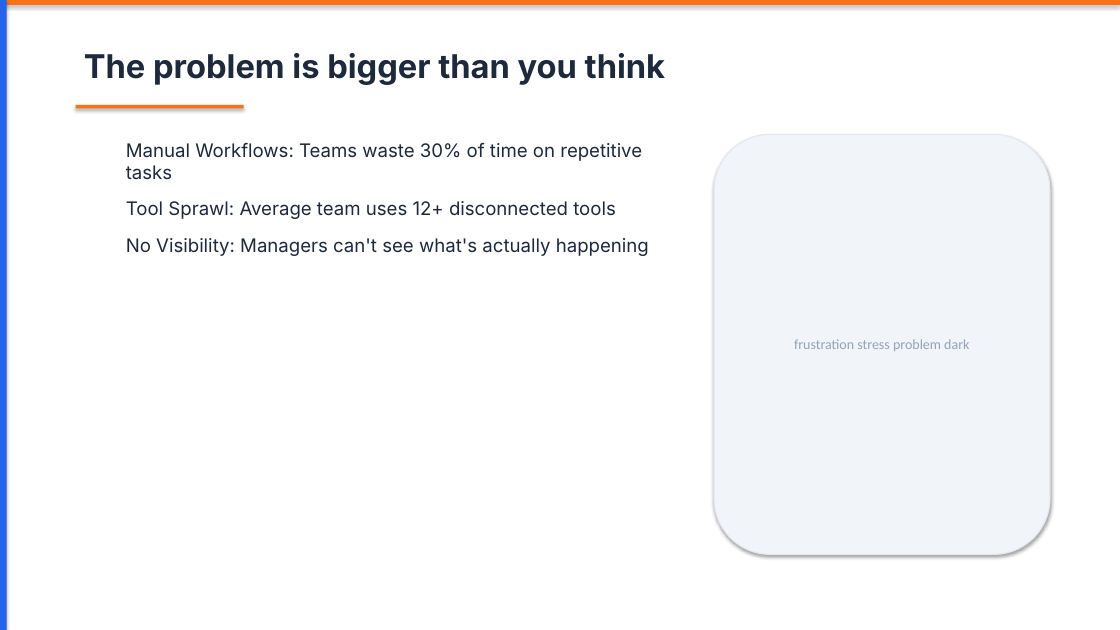
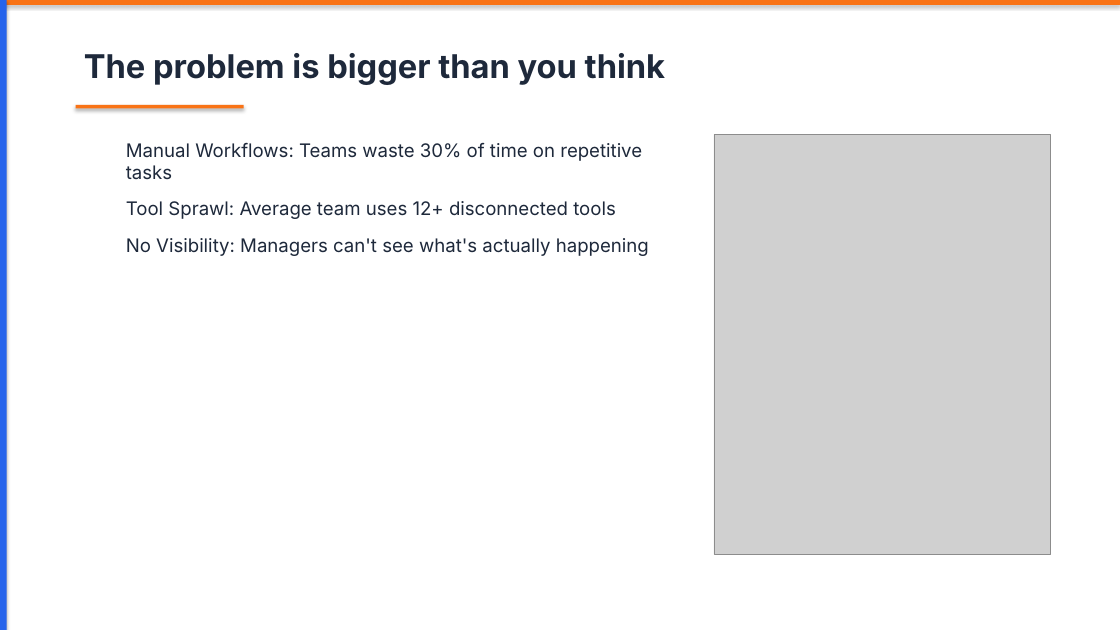
Before and after one commit to sunchaokun/PPT-Design-Skill, a slide deck: slide 2 of examples/02-saas-product-demo.pptx. Drawn at 1120x630 pixels with LibreOffice and Linux fonts; fonts in the diff are those of the drawing; grey boxes stand for pictures. Boxes give left, top, right and bottom in pixels: in the first picture for what was removed or moved away, otherwise in the second. Text is boxed around its words. In the diff, an @@ line names an element or a change of style, - is before the commit and + after.

```diff
--- a/examples/02-saas-product-demo.pptx
+++ b/examples/02-saas-product-demo.pptx
@@ rounded rectangle removed at <box>714,134,1050,555</box> @@
-frustration stress problem dark
@@ picture added at <box>714,134,1050,555</box> @@
```
Also in this commit, not shown: 2 other slides changed, 6 other files.
